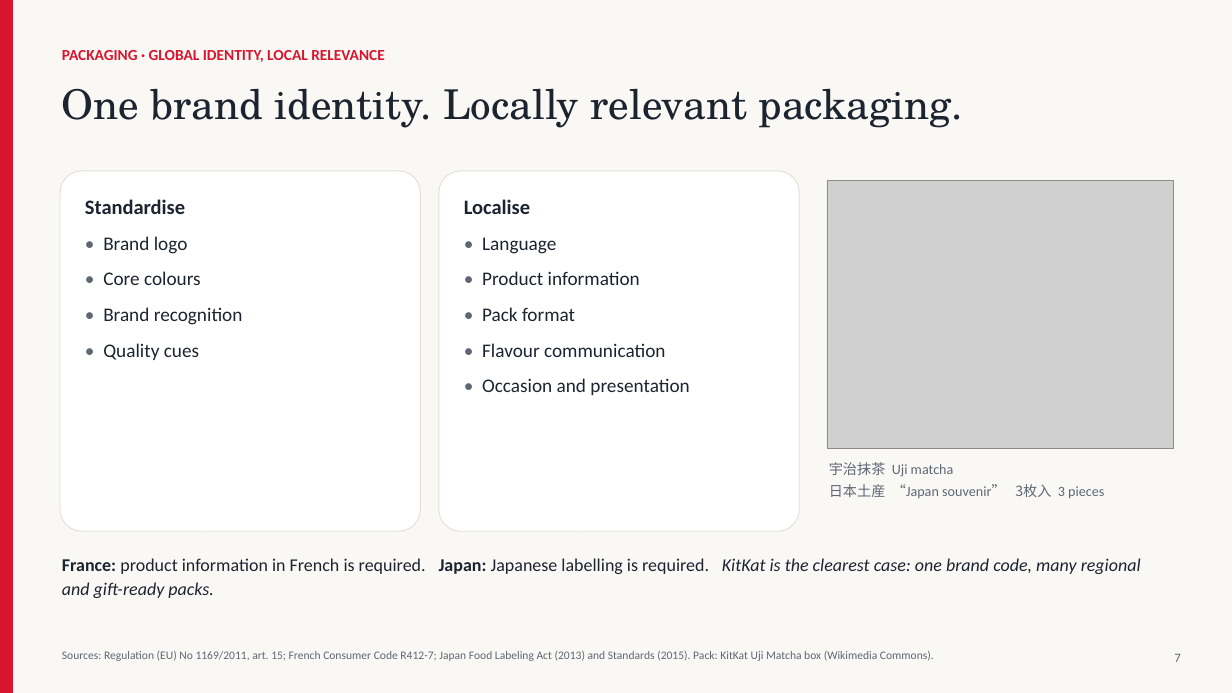
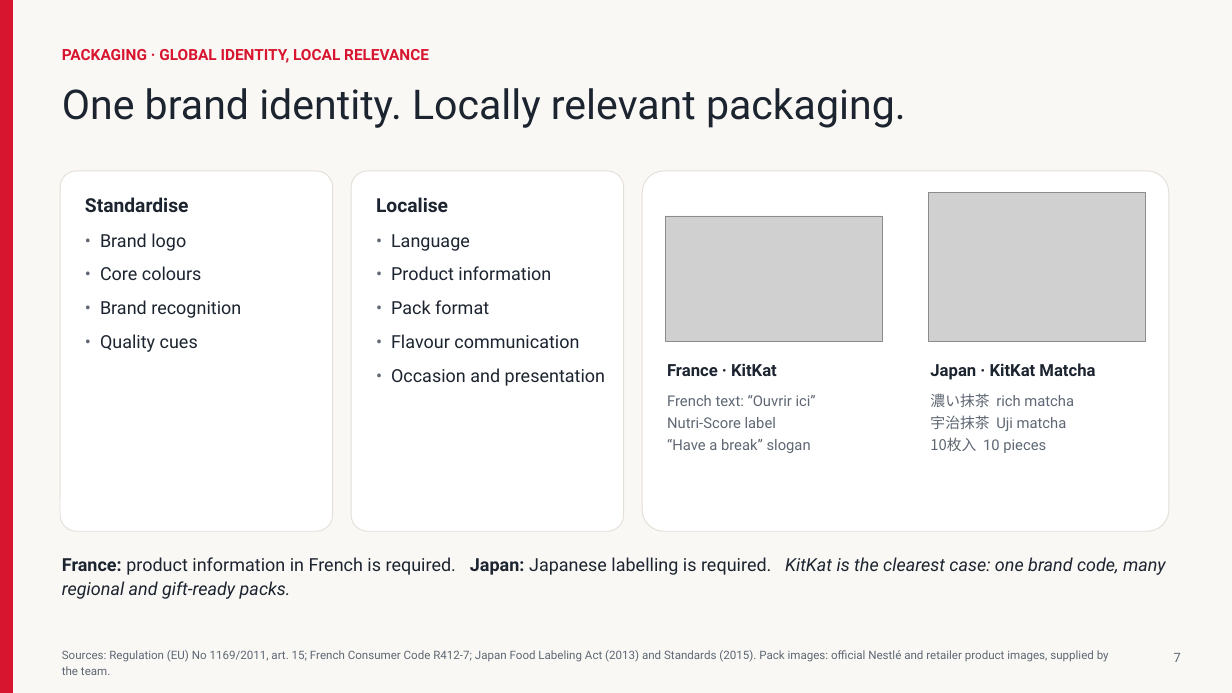
Before and after one commit to frhnshishir-dotcom/portfolio, a slide deck: slide 7 of projects/nestle-france-japan/NESTLE-FRANCE-JAPAN_simple.pptx. Drawn at 1232x693 pixels with LibreOffice and Linux fonts; fonts in the diff are those of the drawing; grey boxes stand for pictures. Boxes give left, top, right and bottom in pixels: in the first picture for what was removed or moved away, otherwise in the second. Text is boxed around its words. In the diff, an @@ line names an element or a change of style, - is before the commit and + after.

```diff
--- a/projects/nestle-france-japan/NESTLE-FRANCE-JAPAN_simple.pptx
+++ b/projects/nestle-france-japan/NESTLE-FRANCE-JAPAN_simple.pptx
@@ text "PACKAGING · GLOBAL IDENTITY, LOCAL ..." at (x1=62, y1=49, x2=429, y2=63): font Calibri to Roboto @@
@@ text "One brand identity. Locally relevant ..." at (x1=62, y1=88, x2=906, y2=128): font TeX Gyre Schola to Roboto @@
@@ rounded rectangle resized from (x1=60, y1=171, x2=421, y2=531) to (x1=60, y1=171, x2=333, y2=531) @@
@@ rounded rectangle resized from (x1=439, y1=171, x2=799, y2=531) to (x1=351, y1=171, x2=624, y2=531) @@
@@ rounded rectangle added at (x1=642, y1=171, x2=1169, y2=531), fill #FFFFFF, outline #E4DFD8 0.75 pt @@
@@ text "Standardise" at (x1=85, y1=197, x2=241, y2=352): size 16 to 15 pt in "Standardise"; font Calibri to Roboto; size 15 to 14 pt in "• Brand logo", "• Core colours", "• Brand recognition", "• Quality cues" @@
@@ text "Localise" moved from (x1=464, y1=199, x2=689, y2=395) to (x1=376, y1=197, x2=605, y2=386) @@
@@ text "Localise" at (x1=376, y1=197, x2=605, y2=386): size 16 to 15 pt in "Localise"; font Calibri to Roboto, size 15 to 14 pt @@
@@ picture removed at (x1=827, y1=180, x2=1174, y2=448) @@
@@ picture added at (x1=929, y1=192, x2=1146, y2=342) @@
@@ picture added at (x1=665, y1=216, x2=883, y2=342) @@
@@ text added at (x1=667, y1=363, x2=777, y2=376), 13 pt, text #1C2430, bold @@
+France · KitKat
@@ text "濃い抹茶 rich matcha" moved from (x1=829, y1=462, x2=1104, y2=499) to (x1=930, y1=393, x2=1074, y2=453) @@
@@ text added at (x1=930, y1=363, x2=1095, y2=380), 13 pt, text #1C2430, bold @@
+Japan · KitKat Matcha
@@ text added at (x1=667, y1=395, x2=816, y2=453), 11.5 pt, text #5E6773 @@
+French text: “Ouvrir ici”
+Nutri-Score label
+“Have a break” slogan
@@ text at (x1=930, y1=393, x2=1074, y2=407): paragraph added @@
+濃い抹茶 rich matcha
@@ text at (x1=930, y1=415, x2=1067, y2=431): size 11 to 11.5 pt in "宇治抹茶 Uji matcha"; font Calibri to Roboto in "Uji matcha" @@
@@ text at (x1=930, y1=437, x2=1046, y2=453): text changed; size 11 to 11.5 pt; font Calibri to Roboto @@
-日本土産 “Japan souvenir” 3枚入 3 pieces
+10枚入 10 pieces
@@ text "France: product information in French ..." at (x1=62, y1=557, x2=1166, y2=599): font Calibri to Roboto @@
@@ text at (x1=62, y1=650, x2=1109, y2=675): text changed; font Calibri to Roboto @@
-Sources: Regulation (EU) No 1169/2011, art. 15; French Consumer Code R412-7; Japan Food Labeling Act (2013) and Standards (2015). Pack: KitKat Uji Matcha box (Wikimedia Commons).
+Sources: Regulation (EU) No 1169/2011, art. 15; French Consumer Code R412-7; Japan Food Labeling Act (2013) and Standards (2015). Pack images: official Nestlé and retailer product images, supplied by the team.
```
Also in this commit, not shown: 12 other slides changed, 14 other files.
